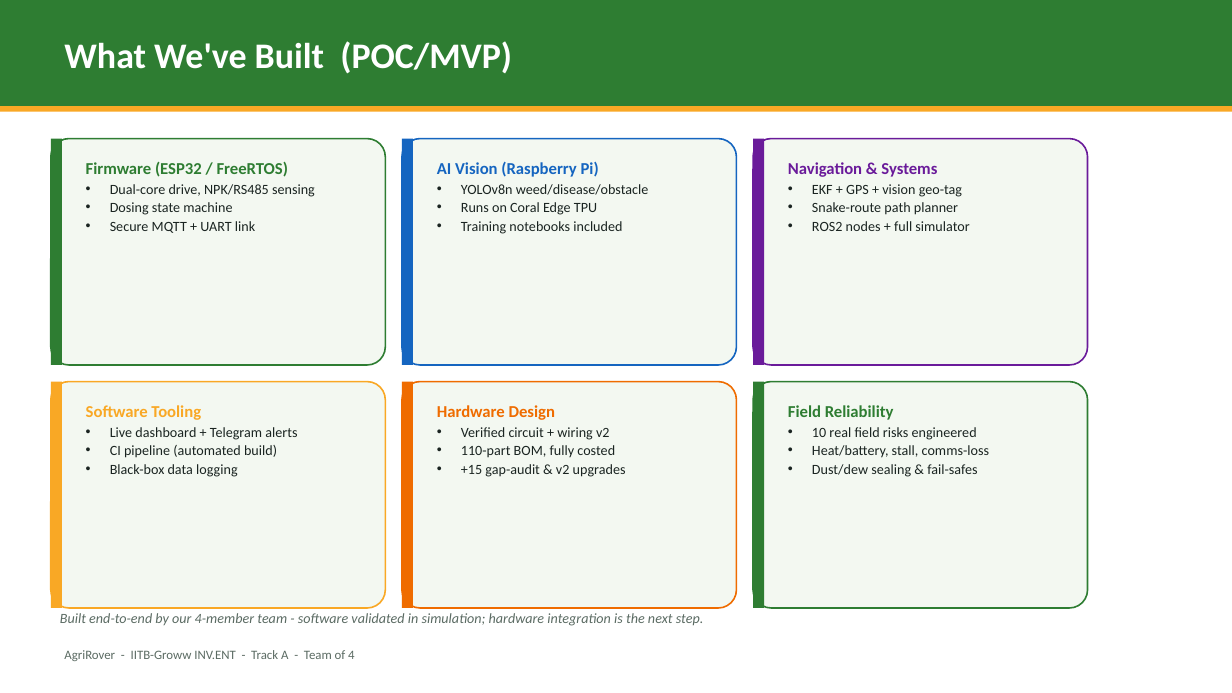
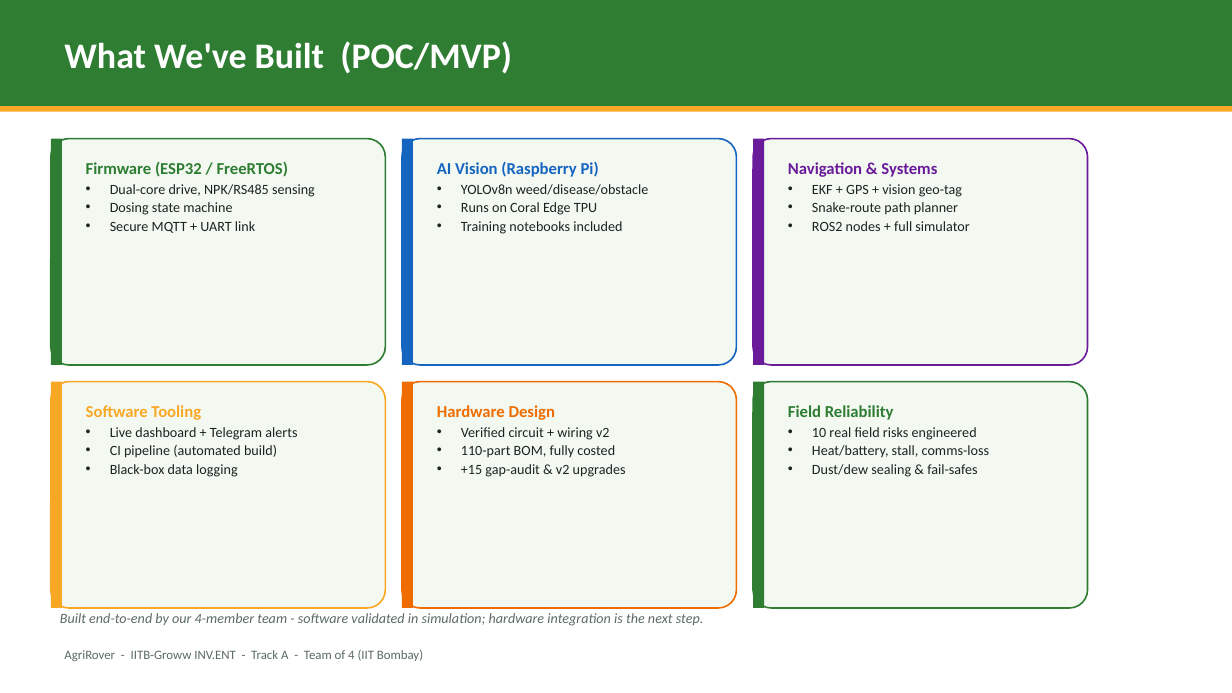
Before and after one commit to aman123825/agrobot, a slide deck: slide 5 of AgriRover_Pitch.pptx (slide 4 before the commit). Drawn at 1232x693 pixels with LibreOffice and Linux fonts; fonts in the diff are those of the drawing. Boxes give left, top, right and bottom in pixels: in the first picture for what was removed or moved away, otherwise in the second. Text is boxed around its words. In the diff, an @@ line names an element or a change of style, - is before the commit and + after.

```diff
--- a/AgriRover_Pitch.pptx
+++ b/AgriRover_Pitch.pptx
@@ text at (64, 650, 423, 661): text changed @@
-AgriRover - IITB-Groww INV.ENT - Track A - Team of 4
+AgriRover - IITB-Groww INV.ENT - Track A - Team of 4 (IIT Bombay)
```
Also in this commit, not shown: 7 other slides changed, 1 slide added.
